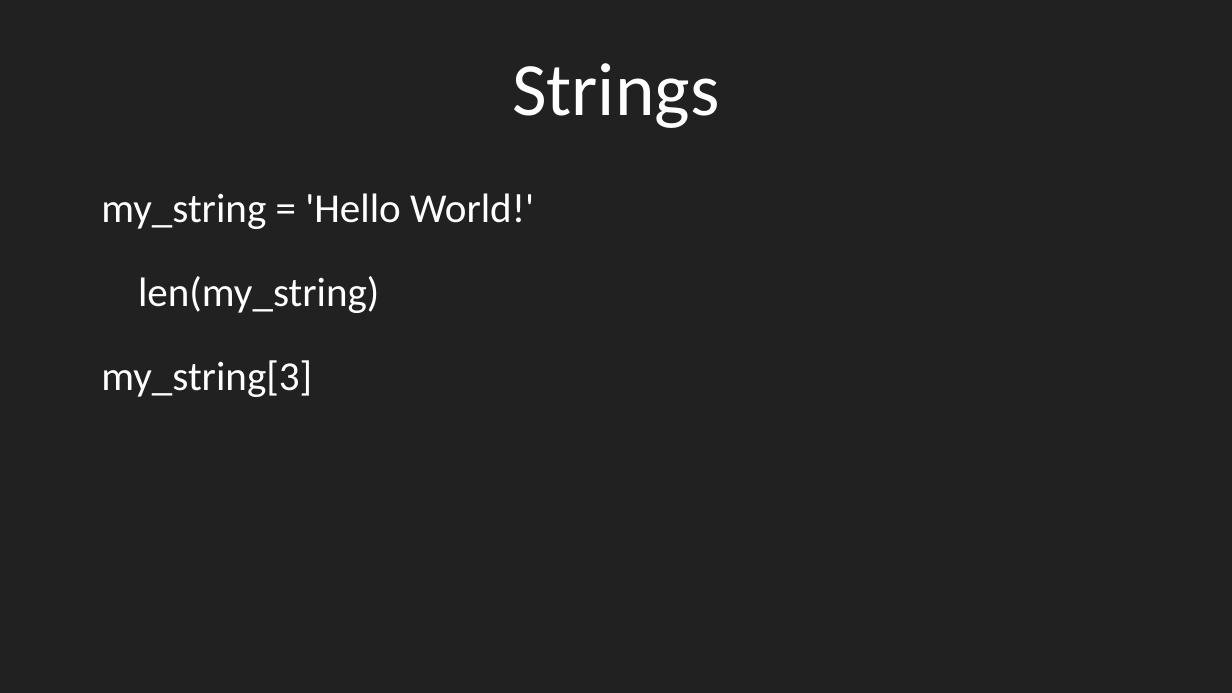
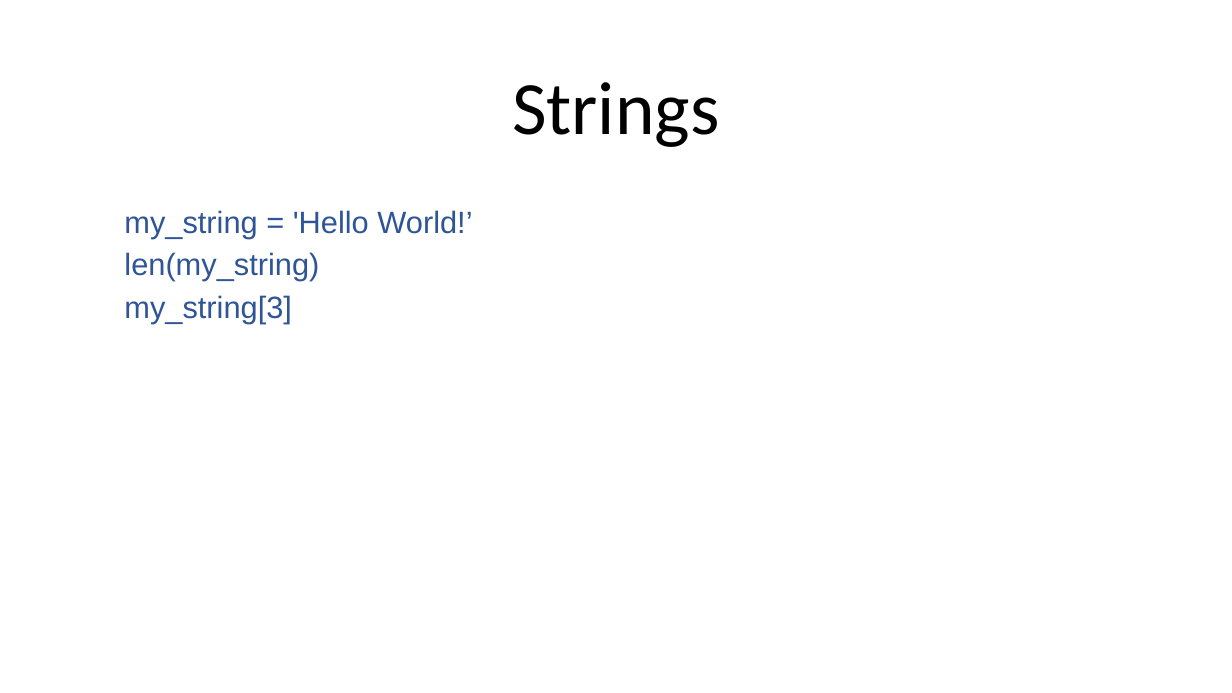
Before and after one commit to bodacea/datascienceforbeginners, a slide deck: slide 19 of Session 02 Python Basics.pptx. Drawn at 1232x693 pixels with LibreOffice and Linux fonts; fonts in the diff are those of the drawing. Boxes give left, top, right and bottom in pixels: in the first picture for what was removed or moved away, otherwise in the second. Text is boxed around its words. In the diff, an @@ line names an element or a change of style, - is before the commit and + after.

Commit message:
Tidied up some slide styles

```diff
--- a/Session 02 Python Basics.pptx
+++ b/Session 02 Python Basics.pptx
@@ background #212121 to #FFFFFF @@
@@ title "Strings": place and size @@
-title "Strings" at [512,63,720,128]
+title "Strings" at [512,82,720,147]
@@ title "Strings" at [512,82,720,147]: text colour #FFFFFF to #000000 @@
@@ text "my_string = 'Hello World!’": place and size @@
-text "my_string = 'Hello World!’" at [101,193,534,397]
+text "my_string = 'Hello World!’" at [124,210,472,323]
@@ text at [124,210,472,238]: text changed; size 24 to 18 pt; font Calibri to Arial; text colour #FFFFFF to #2F5597 @@
-my_string = 'Hello World!'
+my_string = 'Hello World!’
@@ text at [124,252,319,323]: size 24 to 18 pt, font Calibri to Arial, text colour #FFFFFF to #2F5597 in "len(my_string)", "my_string[3]"; indent changed; less space between paragraphs @@
```
Also in this commit, not shown: 34 other slides changed, 1 slide added, 1 slide removed, 12 other files.
